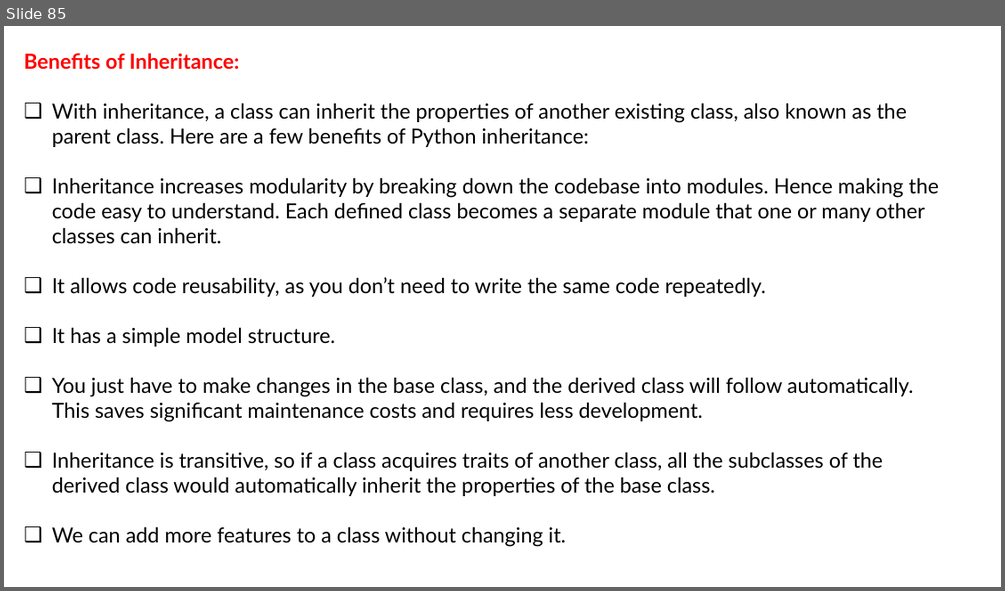
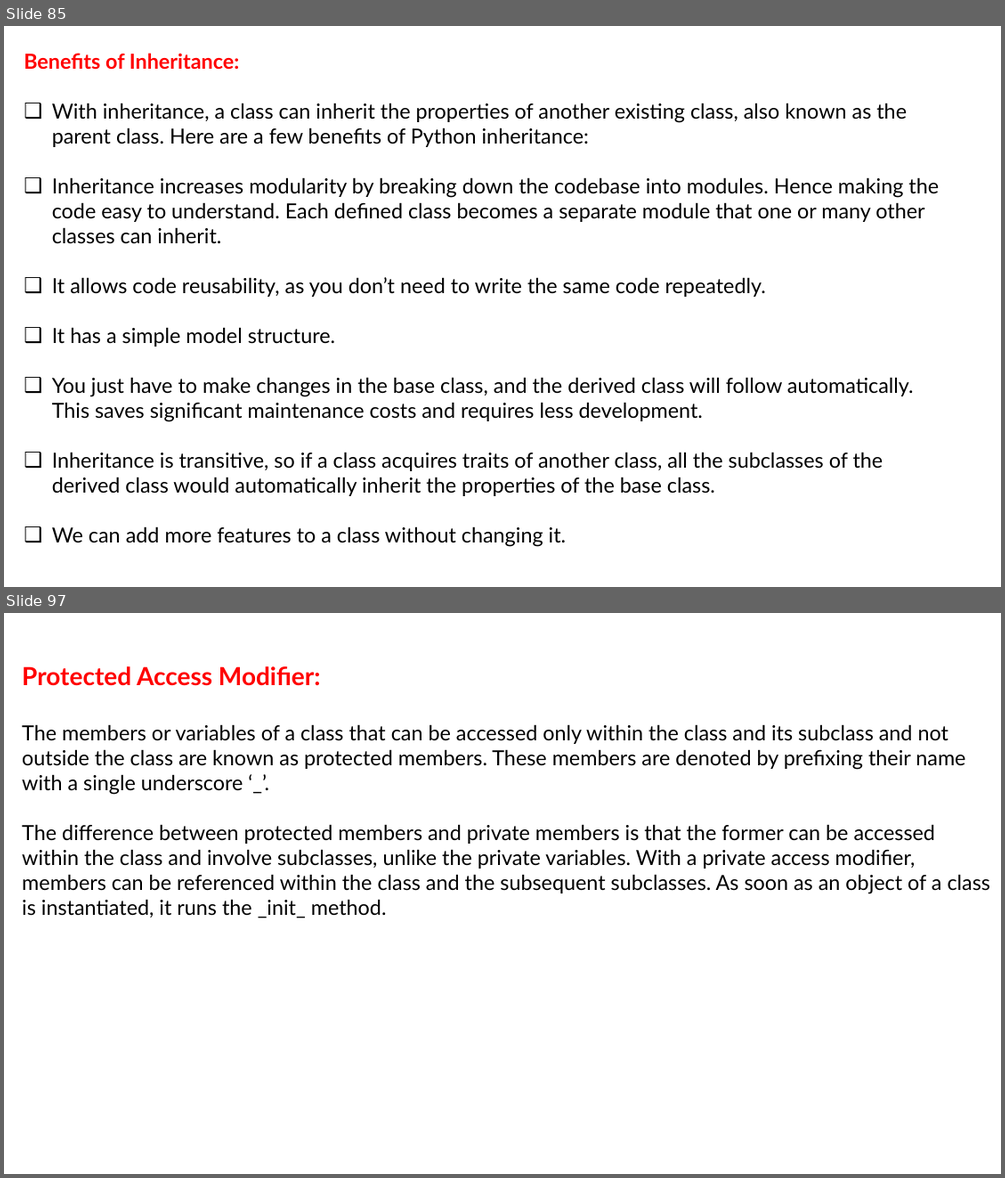
Before and after one commit to LokeshBachu/Python, a slide deck: PythonOOPS.pptx. Shown one above the other, each under a label of ours: slide 85 before the commit, slides 85 and 97 after it; the slides between them are not shown. The pictures are 1005x591 and 1005x1178 pixels, drawn with LibreOffice and Linux fonts; fonts in the diff are those of the drawing. Boxes give left, top, right and bottom in pixels: in the first picture for what was removed or moved away, otherwise in the second. Text is boxed around its words. In the diff, an @@ line names an element or a change of style, - is before the commit and + after.

```diff
--- a/PythonOOPS.pptx
+++ b/PythonOOPS.pptx
@@ slide 97 added at [4,613,1001,1174], background #FFFFFF @@
@@ text added at [22,666,990,918], 20 pt, text #000000 @@
+Protected Access Modifier:
+The members or variables of a class that can be accessed only within the class and its subclass and not outside the class are known as protected members. These members are denoted by prefixing their name with a single underscore ‘_’.
+The difference between protected members and private members is that the former can be accessed within the class and involve subclasses, unlike the private variables. With a private access modifier, members can be referenced within the class and the subsequent subclasses. As soon as an object of a class is instantiated, it runs the _init_ method.
```
Also in this commit, not shown: 1 slide changed, 164 other slides added.
